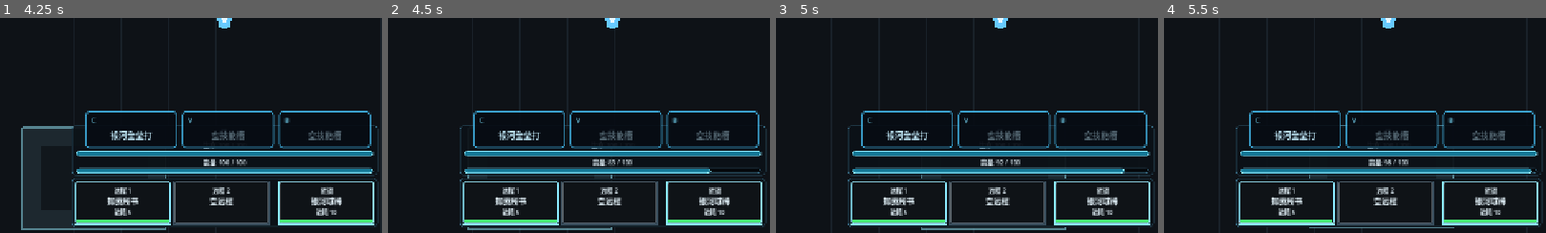
Above: before the commit, frames 1-4 (left to right).
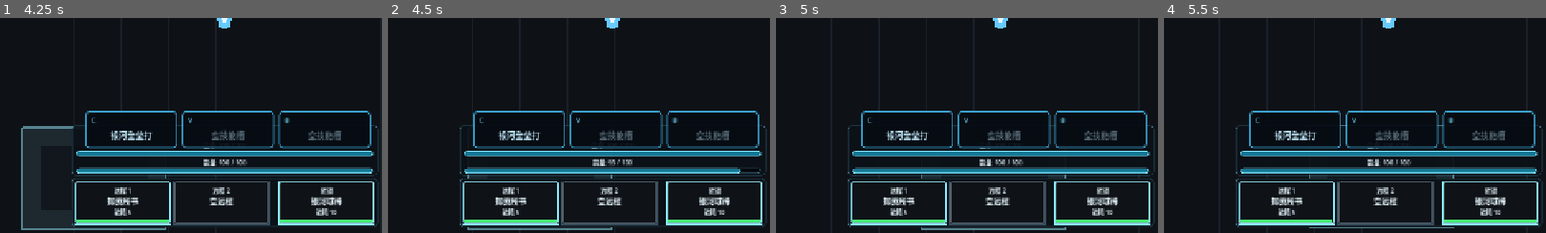
Above: after the commit, the same moments.

Repository: LisBam/StarHacker
Game: Godot game, scene res://scenes/ui/main_menu.tscn
Two runs of this game, one before a commit and one after it. Both use one fixed random seed, a clock stepped at 60 frames per second and the inputs below.
Inputs (mouse positions are % of the whole screen's width and height, from its top left):
- Up to frame 1 (4.25 s): click "骇入" at 0.5 s; tap Enter at 1.25 s; drag from (37, 93) to (53, 50) at 1.27 s; drag from (50, 93) to (53, 50) at 2.02 s; tap Space (dodge) at 2.75 s; move the mouse to (63, 93) at 2.77 s; hold D (move_right) 2.78-3.5 s; click (63, 93) at 2.85 s; tap Shift (sprint) at 3.05 s; drag from (45, 70) to (20, 35) at 3.52 s
- Up to frame 2 (4.5 s): tap Enter at 4.25 s; move the mouse to (80, 65) at 4.27 s; hold A (move_left) from 4.28 s (still down); tap Space (dodge) at 4.35 s
- Up to frame 3 (5 s): keep holding A (move_left); tap Shift (sprint) at 4.55 s
- Up to frame 4 (5.5 s): release A (move_left) at 5 s; drag from (20, 35) to (53, 50) at 5.02 s
The pictures show only the part of the screen within x 21-71%, y 50-100%; the shares and areas given below are measured in that part.

Frame 1 is identical in both runs. In frame 2, 0.3% of the frame differs, in the area x 57-93%, y 66-73%; in frame 3, 0.5%, in the area x 53-98%, y 65-73%; in frame 4, 0.3%.

Commit message:
1.调整疾跑每秒能耗为5点   2.调整冲刺单次能耗为10点   3.完善移动能耗机制文档

Diff:
--- a/scripts/player/player_controller.gd
+++ b/scripts/player/player_controller.gd
@@ -46,10 +46,12 @@
 @export_range(1.0, 4.0, 0.05, "or_greater") var sprint_speed_multiplier: float = 1.5
 ## 疾跑每秒能耗；取值建议大于等于 0，默认 24 表示持续疾跑会稳定消耗能量，运行时修改会影响疾跑续航。
 ## 当前疾跑每秒能耗；默认 20 表示每个实际疾跑秒稳定消费 20 点能量，能量不足当前帧不会获得疾跑倍率。
-@export_range(0.0, 9999.0, 0.1, "or_greater") var sprint_energy_consumption_per_second: float = 20.0
+## 当前项目配置补充：默认值为每秒 5 点，检查器可按角色或测试场景覆盖；运行时通常不动态修改，数值越低可持续疾跑时间越长。
+@export_range(0.0, 9999.0, 0.1, "or_greater") var sprint_energy_consumption_per_second: float = 5.0
 ## 冲刺单次能耗；取值建议大于等于 0，默认 18 表示每次 Space 突进需要付出固定能量，运行时修改会影响冲刺频率。
 ## 当前冲刺单次能耗；默认 20 表示每次成功 Space 突进固定消费 20 点能量，支付失败不会打断已有蓄力。
-@export_range(0.0, 9999.0, 0.1, "or_greater") var dodge_energy_consumption: float = 20.0
+## 当前项目配置补充：默认值为每次 10 点，检查器可按角色或测试场景覆盖；运行时通常不动态修改，数值越低连续冲刺次数越多。
+@export_range(0.0, 9999.0, 0.1, "or_greater") var dodge_energy_consumption: float = 10.0
 ## 冲刺距离；取值建议大于 0，默认 140 像素适合当前角色尺寸，运行时修改会影响 Space 突进位移。
 @export_range(1.0, 1200.0, 1.0, "or_greater") var dodge_distance: float = 140.0
 ## 冲刺持续时间；取值建议 0.05 到 0.5 秒，默认 0.16 秒；该时间只控制突进位移，不提供无敌效果。
Not shown, changed: docs/游戏机制与玩法内容.md
